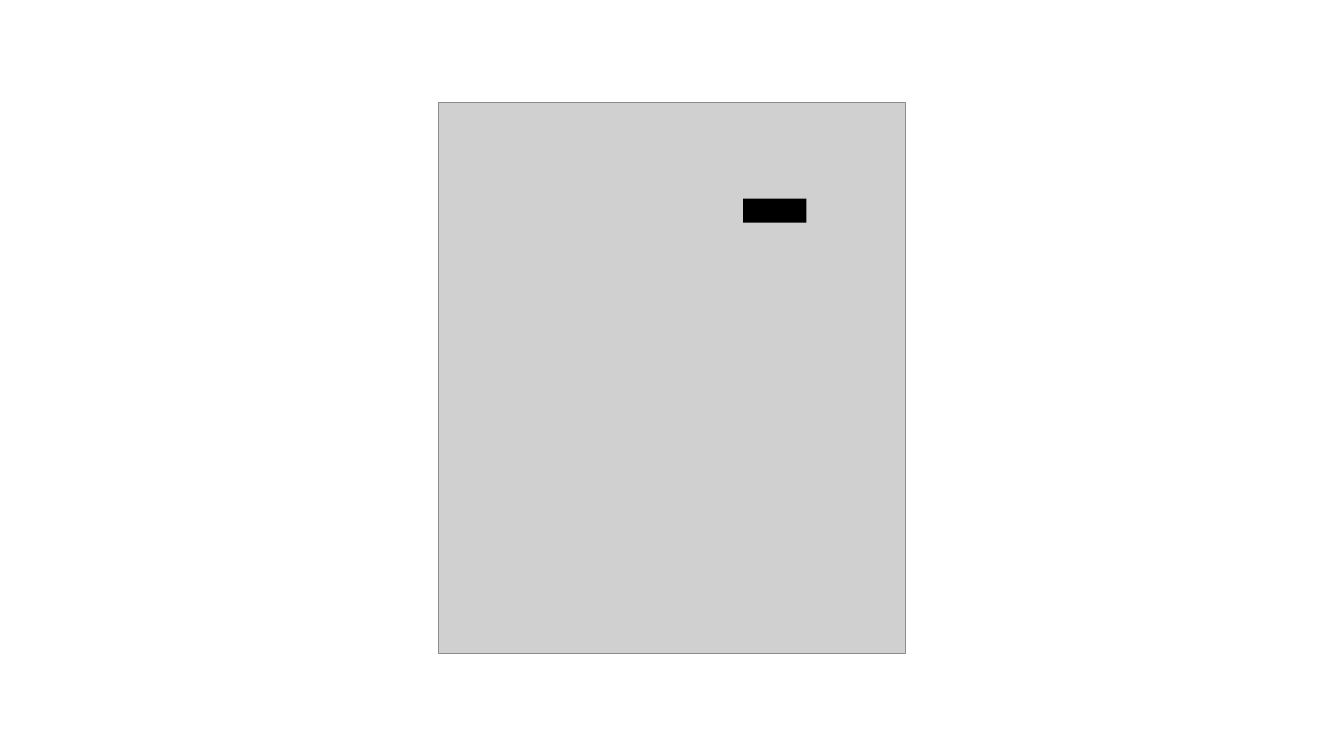
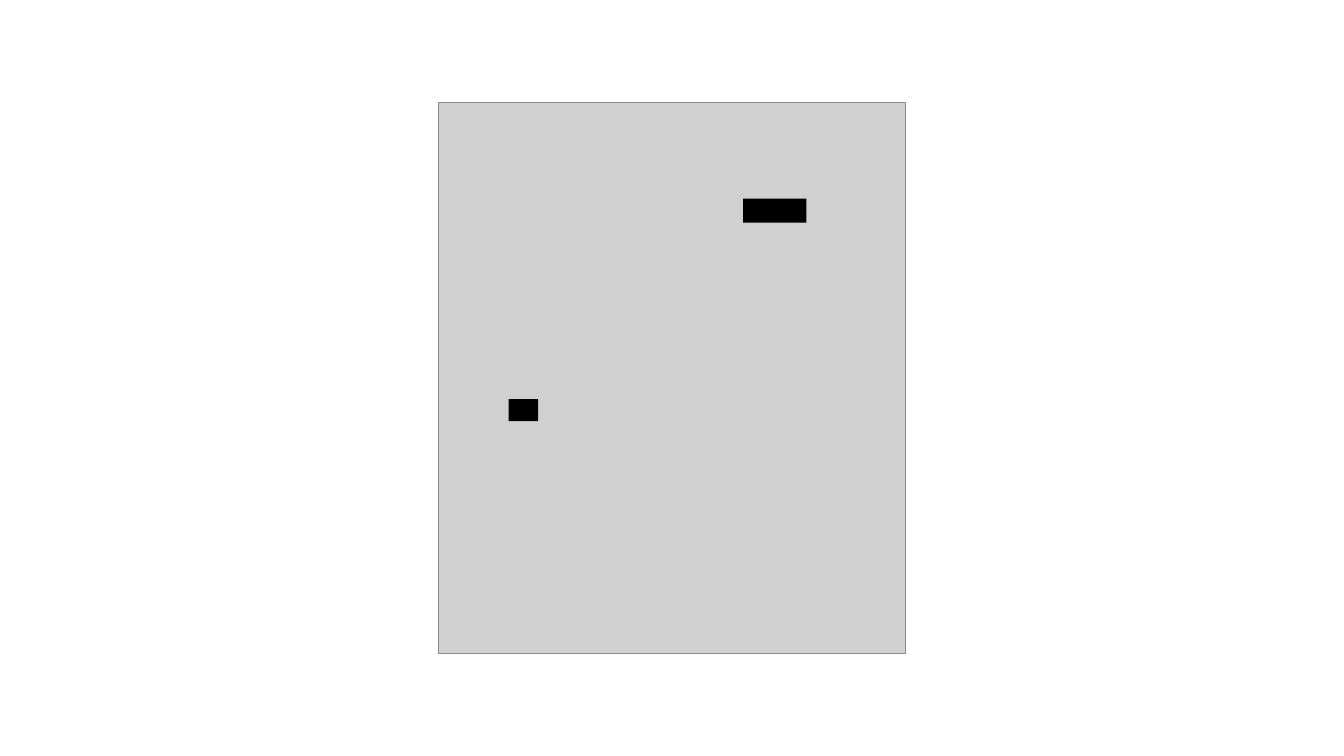
Before and after one commit to nagaissue/nw-circle, a slide deck: slide 2 of docs/to_fix_images.pptx. Drawn at 1344x756 pixels with LibreOffice and Linux fonts; fonts in the diff are those of the drawing; grey boxes stand for pictures. Boxes give left, top, right and bottom in pixels: in the first picture for what was removed or moved away, otherwise in the second. Text is boxed around its words. In the diff, an @@ line names an element or a change of style, - is before the commit and + after.

```diff
--- a/docs/to_fix_images.pptx
+++ b/docs/to_fix_images.pptx
@@ rectangle added at <box>509,399,538,421</box>, fill #000000 @@
```
Also in this commit, not shown: 2 other files.
